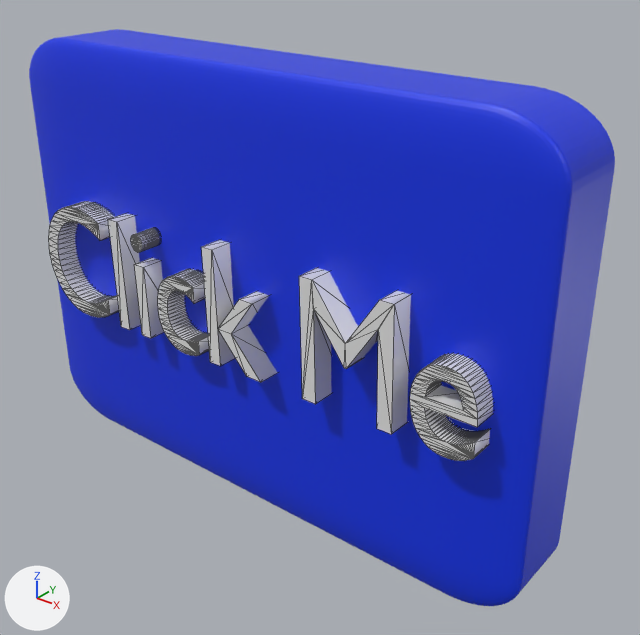
Renders of the glTF model dist/models/Skills.glb from each side of a commit.
Both versions are drawn from a 50 mm camera at (388.0, -354.0, 279.0) aimed at (58.0, 58.0, 24.0). The axes (+X, +Y, +Z) are drawn at lower left. The lights are the same throughout. Mesh edges are drawn as thin lines on the coarser meshes. Where no turn or scale is listed for an object, it has been applied to the vertices. Vertices at the same position are counted once.

Objects in the first picture: 'Cube', 'Text'.
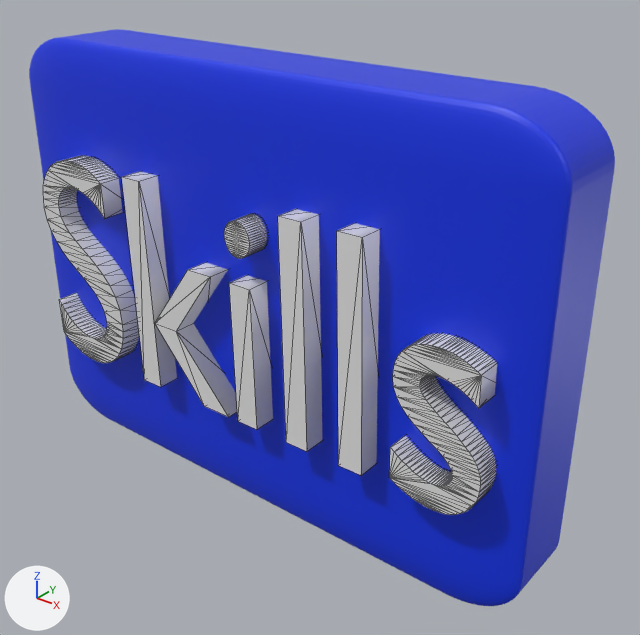
Changed parts and their boxes (x1, y1, x2, y2) in the pictures (640 x 635 px; the box of a moved part takes in the faces that stretch with it):
'Text', reshaped, moved (38% taller)
    before: (49, 201, 493, 461)
    after: (43, 156, 497, 515)
part 1 of me_text, moved or reshaped
    before: (201, 240, 235, 366)
    after: (337, 223, 380, 475)
part 2 of me_text, moved or reshaped
    before: (134, 258, 164, 338)
    after: (278, 209, 322, 451)
part 3 of me_text, moved or reshaped
    before: (108, 213, 141, 330)
    after: (229, 275, 273, 429)
part 4 of me_text, added
    after: (224, 214, 267, 258)
part 5 of me_text, moved or reshaped
    before: (218, 291, 277, 382)
    after: (155, 262, 237, 417)
part 6 of me_text, added
    after: (122, 171, 177, 387)
part 7 of me_text, deleted
    before: (158, 269, 209, 356)
part 8 of me_text, deleted
    before: (131, 228, 160, 252)
part 9 of me_text, moved or reshaped
    before: (299, 268, 493, 461)
    after: (389, 334, 497, 515)
part 10 of me_text, moved or reshaped
    before: (49, 201, 119, 317)
    after: (43, 156, 139, 363)

What changed in the scene script:
```text
Change me_text:
    used by ob_text; location = (-153.3, 12.3, -2.8)
    remove me_text.from_pydata(...)  # 752 vertices, 1472 faces; spans x 4.0..363.0, y -14.0..14.0, z 0.0..86.0
    add me_text.from_pydata(...)  # 652 vertices, 1272 faces; spans x 5.0..368.0, y -14.0..14.0, z -1.0..155.0
    me_text part 1: the loose piece of 8 vertices spanning x 166.0..177.0, y -14.0..14.0, z 3.0..83.0 is scaled about its middle by (1.87, 1, 1.87), then moved by (109.0, 0.0, 37.0)
    me_text part 2: the loose piece of 8 vertices spanning x 100.0..110.0, y -14.0..14.0, z 2.0..55.0 is scaled about its middle by (1.88, 1, 2.83), then moved by (134.0, 0.0, 51.0)
    me_text part 3: the loose piece of 8 vertices spanning x 77.0..88.0, y -14.0..14.0, z 2.0..82.0 is scaled about its middle by (1.85, 1, 1.23), then moved by (115.0, 0.0, 11.0)
    me_text part 4: a new loose piece, a 48-sided cylinder along y spanning x 186.0..206.0, y -14.0..14.0, z 120.0..143.0, in mat_material_001 (white #e7e7e7)
    me_text part 5: the loose piece of 12 vertices spanning x 176.0..212.0, y -14.0..14.0, z 4.0..57.0 is scaled about its middle by (1.87, 1, 1.87), then moved by (-46.0, 0.0, 22.0)
    me_text part 6: the loose piece of 8 vertices spanning x 100.0..110.0, y -14.0..14.0, z 2.0..55.0 is copied, and the copy is scaled about its middle by (1.88, 1, 2.83), then moved by (1.0, 0.0, 48.0); it spans x 96.0..116.0, y -14.0..14.0, z 2.0..151.0
    me_text part 7: the loose piece of 196 vertices spanning x 120.0..158.0, y -14.0..14.0, z 2.0..56.0 is deleted
    me_text part 8: the loose piece of 96 vertices spanning x 99.0..110.0, y -14.0..14.0, z 64.0..77.0 is deleted
    me_text part 9: 226 vertices removed from x 244.0..363.0, y -14.0..14.0, z 5.0..86.0; 266 vertices added at x 310.0..368.0, y -14.0..14.0, z 5.0..107.0
    me_text part 10: 194 vertices removed from x 4.0..67.0, y -14.0..14.0, z 0.0..82.0; 242 vertices added at x 5.0..80.0, y -14.0..14.0, z -1.0..152.0
Change ob_text:
    ob_text.location: (-153.3, 12.3, -2.8) -> (-153.3, 12.3, -39.5)
```
